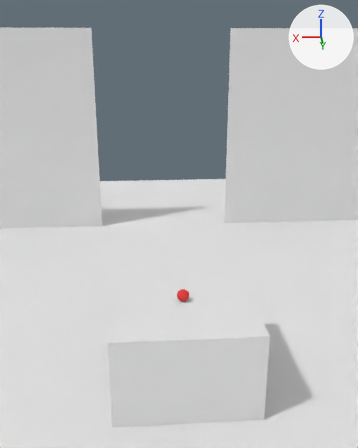
What one commit did to the Blender file vl.vlabs.com.ua/models/vlab.base/vlab.base.blend.
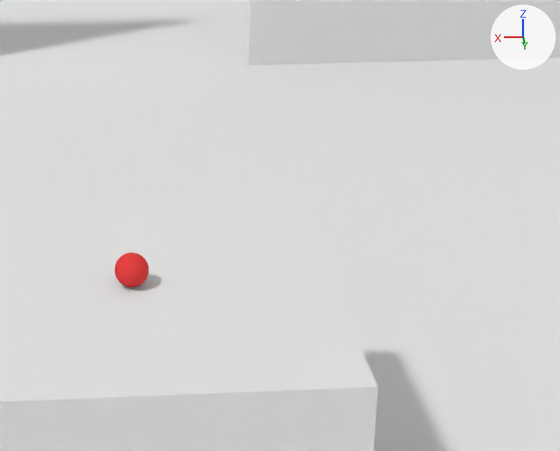
There are two pictures of each version: one from a 50 mm lens placed at (0.3, 3.67, 2.73), pointed at (0.0, -0.45, 1.27), one close up on the part from 38% to 93% of the width and 45% to 80% of the height. Lighting does not change. The marker at upper right points along +X, +Y and +Z.
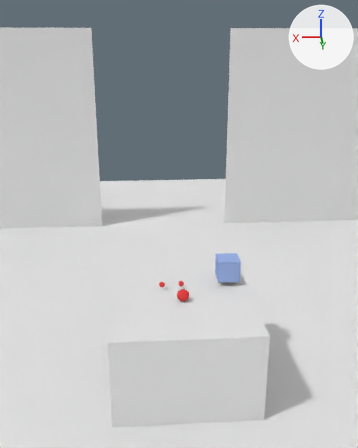
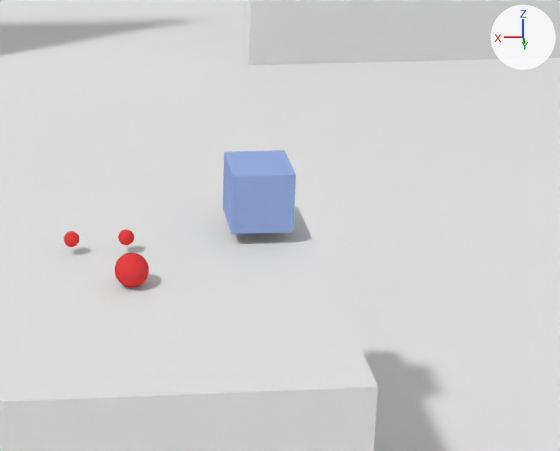
The change, as a list of edits to the scene's bpy script:
```text
Add mat_cubeinteractivematerial:
    mat_cubeinteractivematerial = diffuse_material('CubeInteractiveMaterial')
    mat_cubeinteractivematerial.base_color = (0.337, 0.454, 0.8)  # blue #9db4e7
Add me_cube:
    me_cube.from_pydata(...)  # a box spanning x -0.193..0.0, y -0.193..0.0, z 0.0..0.193
    me_cube.materials.append(mat_cubeinteractivematerial)  # blue #9db4e7
Add ob_sphere001_001:
    ob_sphere001_001 = bpy.data.objects.new('Sphere001.001', me_sphere.copy())  # the mesh of ob_sphere
    ob_sphere001_001.parent = ob_sphere001
    ob_sphere001_001.matrix_parent_inverse = Matrix(((2.081, 0.0, 0.0, 0.0), (0.0, 2.081, 0.0, 0.442), (0.0, 0.0, 2.081, -1.665), (0.0, 0.0, 0.0, 1.0)))
    ob_sphere001_001.location = (0.167, -0.212, 0.8)
    ob_sphere001_001.scale = (0.481, 0.481, 0.481)
Add ob_sphere001:
    ob_sphere001 = bpy.data.objects.new('Sphere001', me_sphere.copy())  # the mesh of ob_sphere
    ob_sphere001.parent = ob_sphere
    ob_sphere001.matrix_parent_inverse = Matrix(((1.0, 0.0, 0.0, 0.0), (0.0, 1.0, 0.0, 0.0), (0.0, 0.0, 1.0, -0.8), (0.0, 0.0, 0.0, 1.0)))
    ob_sphere001.location = (0.0, -0.212, 0.8)
    ob_sphere001.scale = (0.481, 0.481, 0.481)
Add ob_cubeinteractive:
    ob_cubeinteractive = bpy.data.objects.new('CubeInteractive', me_cube)
    ob_cubeinteractive.location = (-0.326, -0.227, 0.792)
```

What differs and where, as boxes [x1, y1, x2, y2] in the close-ups (560 x 451 px):
'CubeInteractive', added (blue)
    after: [223, 150, 296, 234]
'Sphere001.001', added
    after: [64, 231, 79, 247]
'Sphere001', added
    after: [118, 229, 134, 245]
